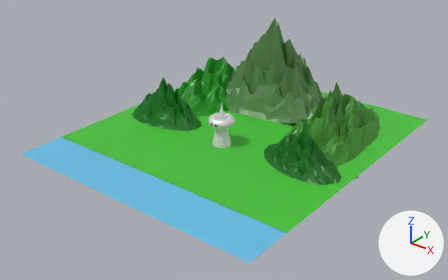
Two versions of the glTF model static/daejeon.glb, one commit apart.
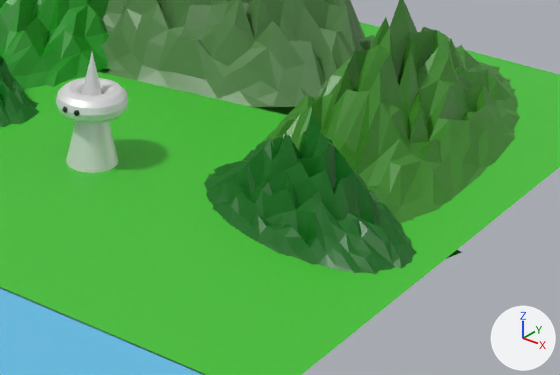
Each version appears first whole from a camera (50 mm lens) standing at (20.36, -25.24, 15.93) and looking at (0.25, -0.1, 0.34), and next in a close-up on the part from 42% to 88% of the width and 30% to 80% of the height. Arrows for +X, +Y and +Z are at lower right; the lights stay in place. Where no turn or scale is listed for an object, it has been applied to the vertices.

In view in the first close-up: 'Cone', 'LowPolyMountain', 'LowPolyMountain1', 'LowPolyMountain1.001', 'LowPolyMountain2', 'LowPolyMountain2.001', 'Plane', 'Plane.001', 'Torus'.
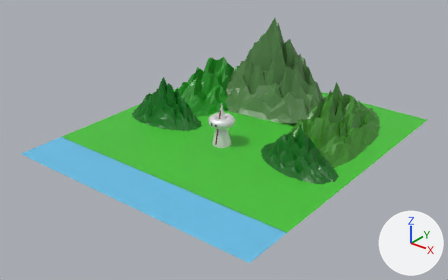
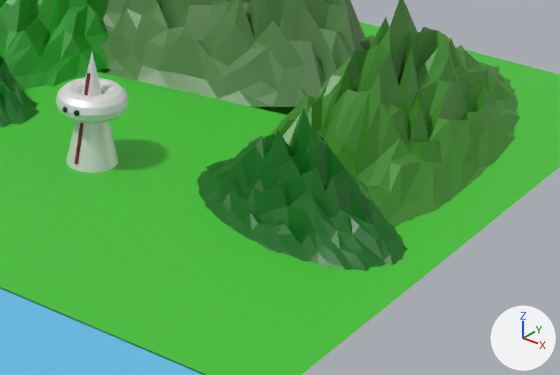
The change in detail:
Material 'Material.007' (mat_material_007) is new.
Its base color is (0.205, 0.0136, 0.0136) (red #7d1f1f).
Mesh me_cylinder is new.
It has 64 vertices, 124 faces and spans x -0.04..0.04, y -0.26..0.26, z -0.98..0.98.
It uses material mat_material_007 (red #7d1f1f).
Object 'LowPolyMountain1.001' (ob_lowpolymountain1_001) moves from (4.93, 0.77, -0.09) to (4.73, 0.77, -0.09).
Object 'Cylinder' (ob_cylinder) is new; it shows me_cylinder.
Its location is (0.0, -0.32, 1.12).

Where the change shows, as pixel boxes [x1, y1, x2, y2] in the close-ups (560 x 375 px):
'LowPolyMountain1.001', moved
    before: [204, 111, 462, 274]
    after: [197, 108, 408, 271]
'Cylinder', added
    after: [75, 73, 90, 164]
